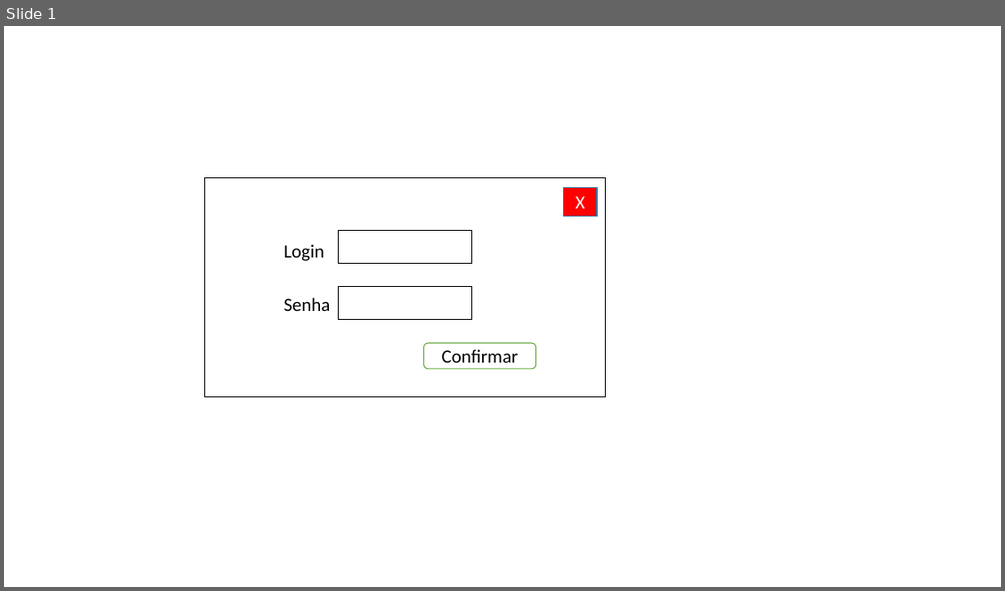
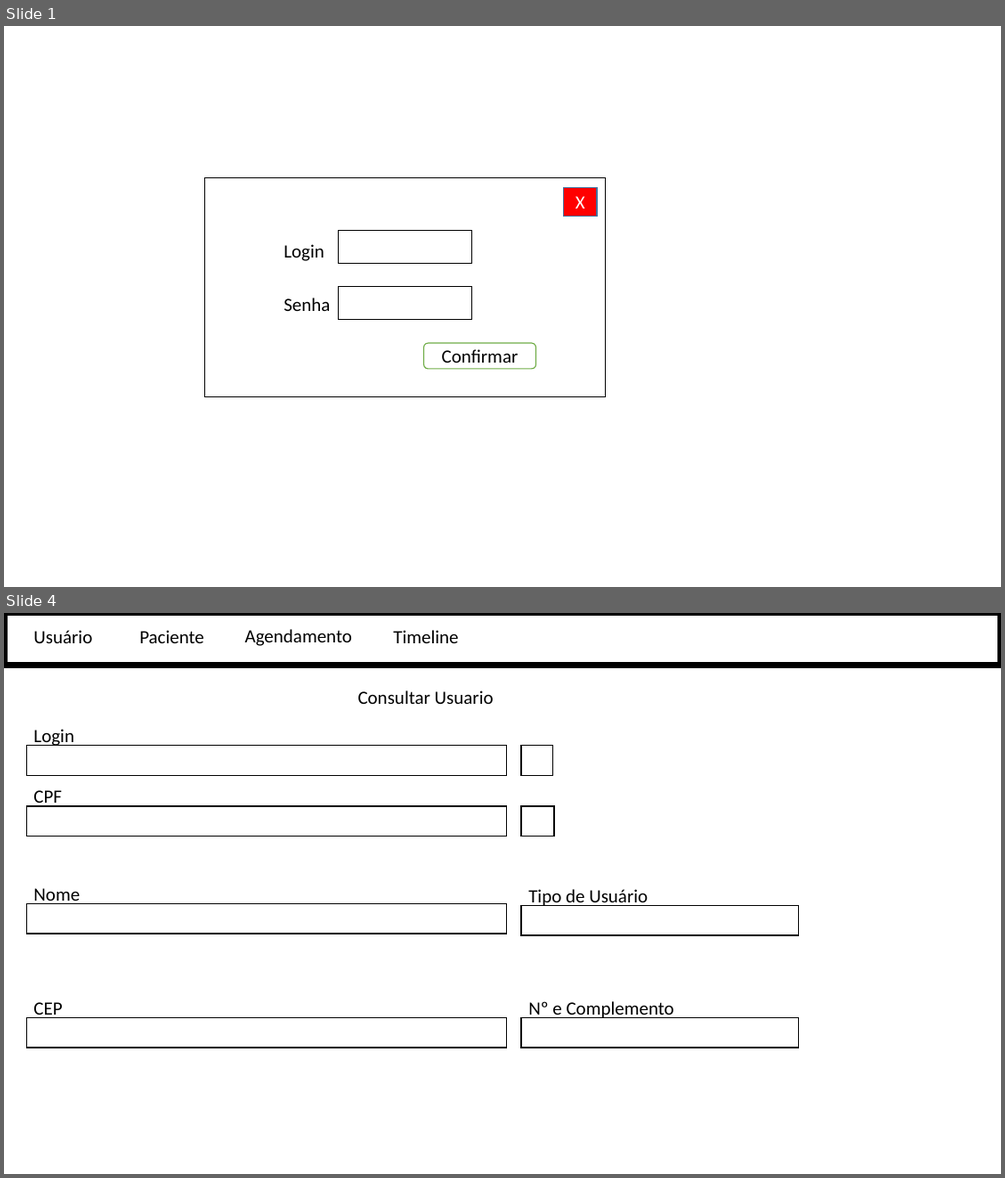
Before and after one commit to PedroHda/projetos1, a slide deck: telas.pptx. Shown one above the other, each under a label of ours: slide 1 before the commit, slides 1 and 4 after it; the slides between them are not shown. The pictures are 1005x591 and 1005x1178 pixels, drawn with LibreOffice and Linux fonts; fonts in the diff are those of the drawing. Boxes give left, top, right and bottom in pixels: in the first picture for what was removed or moved away, otherwise in the second. Text is boxed around its words. In the diff, an @@ line names an element or a change of style, - is before the commit and + after.

```diff
--- a/telas.pptx
+++ b/telas.pptx
@@ slide 4 added at box(4, 613, 1001, 1174), background #FFFFFF @@
@@ rectangle added at box(4, 613, 1001, 666), fill #FFFFFF, outline #000000 6 pt @@
@@ text added at box(33, 630, 92, 643), 18 pt, text #000000 @@
+Usuário
@@ text added at box(139, 630, 204, 643), 18 pt, text #000000 @@
+Paciente
@@ text added at box(245, 629, 352, 646), 18 pt, text #000000 @@
+Agendamento
@@ text added at box(393, 630, 458, 643), 18 pt, text #000000 @@
+Timeline
@@ text added at box(358, 690, 494, 704), 18 pt, text #000000 @@
+Consultar Usuario
@@ rectangle added at box(26, 746, 507, 775), fill #FFFFFF, outline #000000 1 pt @@
@@ text added at box(33, 729, 74, 746), 18 pt, text #000000 @@
+Login
@@ rectangle added at box(521, 746, 554, 775), fill #FFFFFF, outline #000000 1 pt @@
@@ text added at box(33, 790, 62, 807), 18 pt, text #000000 @@
+CPF
@@ rectangle added at box(26, 806, 507, 835), fill #FFFFFF, outline #000000 1 pt @@
@@ rectangle added at box(521, 806, 554, 835), fill #FFFFFF, outline #000000 1 pt @@
@@ rectangle added at box(26, 903, 507, 933), fill #FFFFFF, outline #000000 1 pt @@
@@ text added at box(33, 888, 80, 904), 18 pt, text #000000 @@
+Nome
@@ rectangle added at box(521, 906, 799, 935), fill #FFFFFF, outline #000000 1 pt @@
@@ text added at box(528, 889, 647, 906), 18 pt, text #000000 @@
+Tipo de Usuário
@@ text added at box(33, 1002, 62, 1018), 18 pt, text #000000 @@
+CEP
@@ text added at box(528, 1001, 674, 1018), 18 pt, text #000000 @@
+Nº e Complemento
@@ rectangle added at box(26, 1018, 507, 1047), fill #FFFFFF, outline #000000 1 pt @@
@@ rectangle added at box(521, 1018, 799, 1047), fill #FFFFFF, outline #000000 1 pt @@
```
Also in this commit, not shown: 1 slide changed, 5 other slides added.
